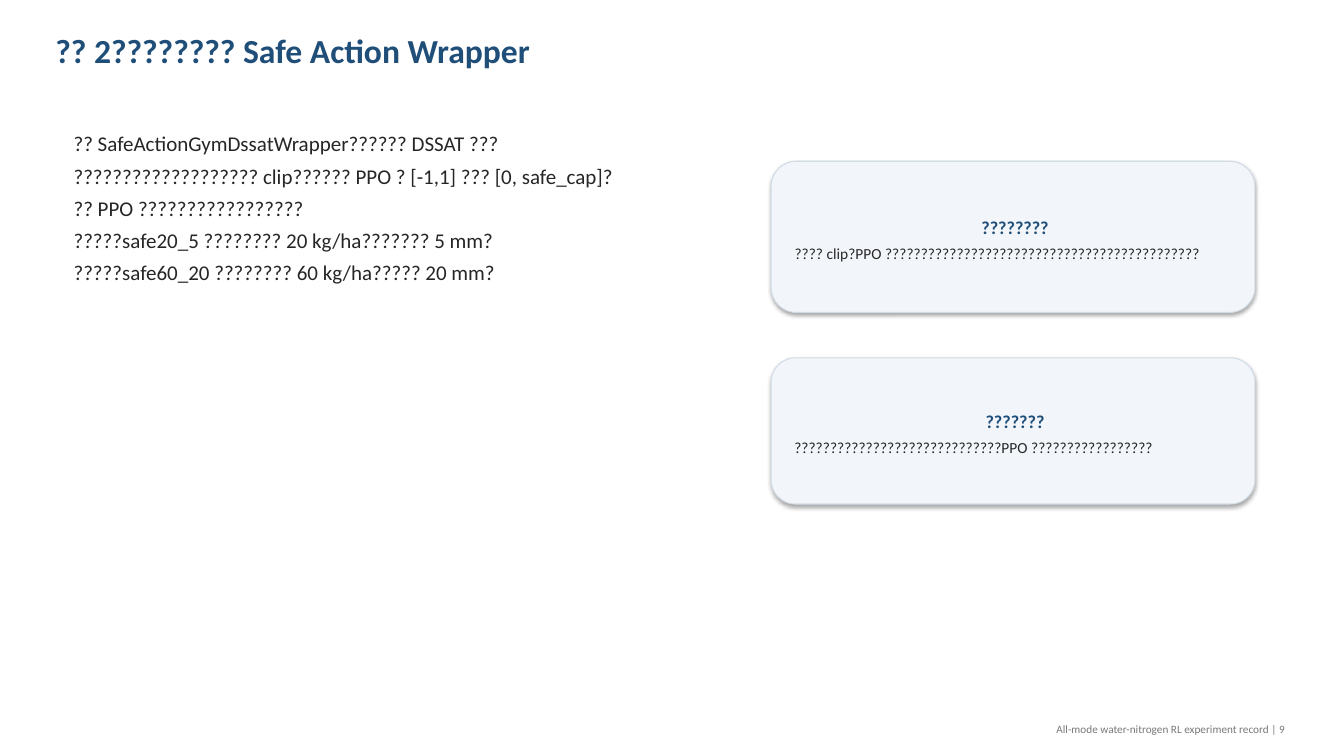
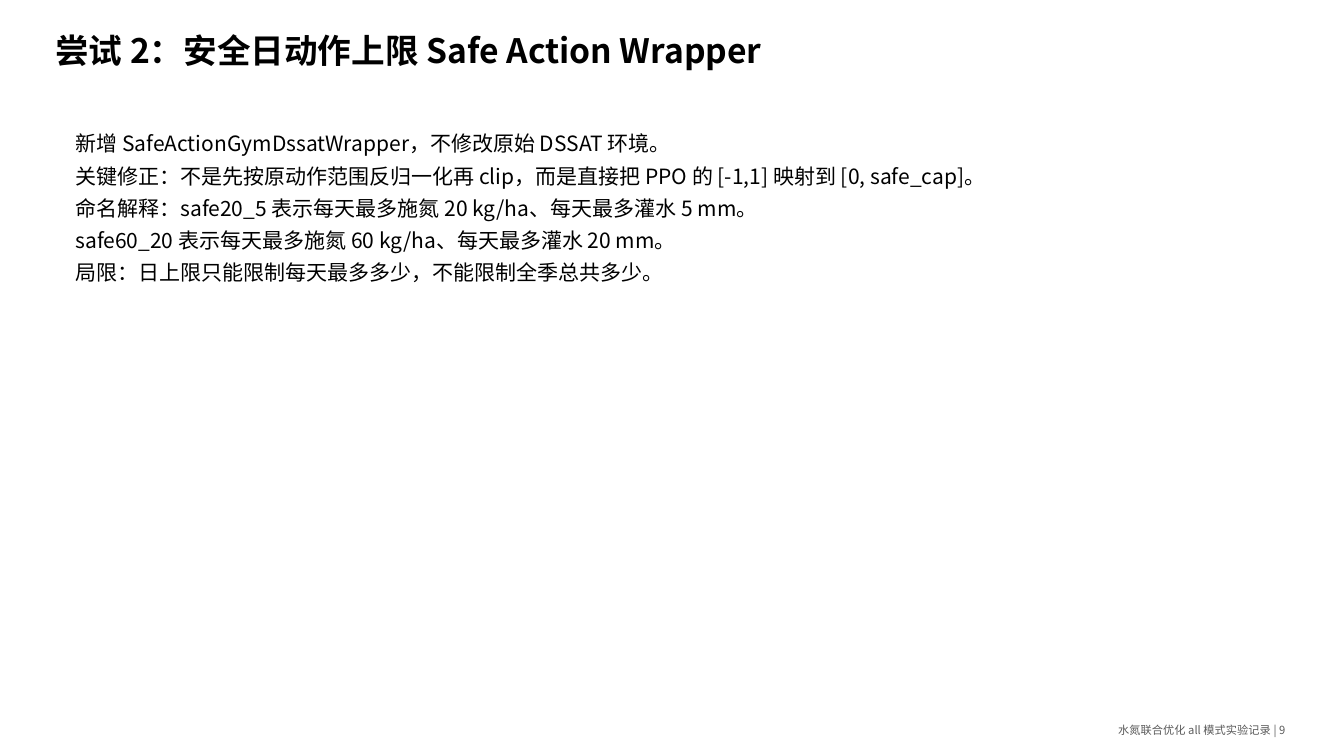
Before and after one commit to Rachel0305/gym-dssat-pdi, a slide deck: slide 9 of figures_hl/all_mode_water_nitrogen_attempts_report.pptx. Drawn at 1344x756 pixels with LibreOffice and Linux fonts; fonts in the diff are those of the drawing. Boxes give left, top, right and bottom in pixels: in the first picture for what was removed or moved away, otherwise in the second. Text is boxed around its words. In the diff, an @@ line names an element or a change of style, - is before the commit and + after.

Commit message:
Fix all-mode report deck Chinese formatting

```diff
--- a/figures_hl/all_mode_water_nitrogen_attempts_report.pptx
+++ b/figures_hl/all_mode_water_nitrogen_attempts_report.pptx
@@ text at (55,34,762,71): text changed; font Calibri to Noto Sans CJK SC; text colour #1F4E79 to #000000 @@
-?? 2???????? Safe Action Wrapper
+尝试 2：安全日动作上限 Safe Action Wrapper
@@ text at (75,133,985,282): text changed; font Calibri to Noto Sans CJK SC; text colour #262626 to #000000 @@
-?? SafeActionGymDssatWrapper?????? DSSAT ???
-??????????????????? clip?????? PPO ? [-1,1] ??? [0, safe_cap]?
-?? PPO ?????????????????
-?????safe20_5 ???????? 20 kg/ha??????? 5 mm?
-?????safe60_20 ???????? 60 kg/ha????? 20 mm?
+新增 SafeActionGymDssatWrapper，不修改原始 DSSAT 环境。
+关键修正：不是先按原动作范围反归一化再 clip，而是直接把 PPO 的 [-1,1] 映射到 [0, safe_cap]。
+命名解释：safe20_5 表示每天最多施氮 20 kg/ha、每天最多灌水 5 mm。
+safe60_20 表示每天最多施氮 60 kg/ha、每天最多灌水 20 mm。
+局限：日上限只能限制每天最多多少，不能限制全季总共多少。
@@ rounded rectangle removed at (771,161,1255,313) @@
-????????
-???? clip?PPO ????????????????????????????????????????????
@@ rounded rectangle removed at (771,358,1255,504) @@
-???????
-?????????????????????????????PPO ?????????????????
@@ text at (1118,724,1285,735): text changed; font Calibri to Noto Sans CJK SC; text colour #787878 to #5A5A5A @@
-All-mode water-nitrogen RL experiment record | 9
+水氮联合优化 all 模式实验记录 | 9
```
Also in this commit, not shown: 16 other slides changed, 3 slides added, 3 slides removed, 5 other files.
